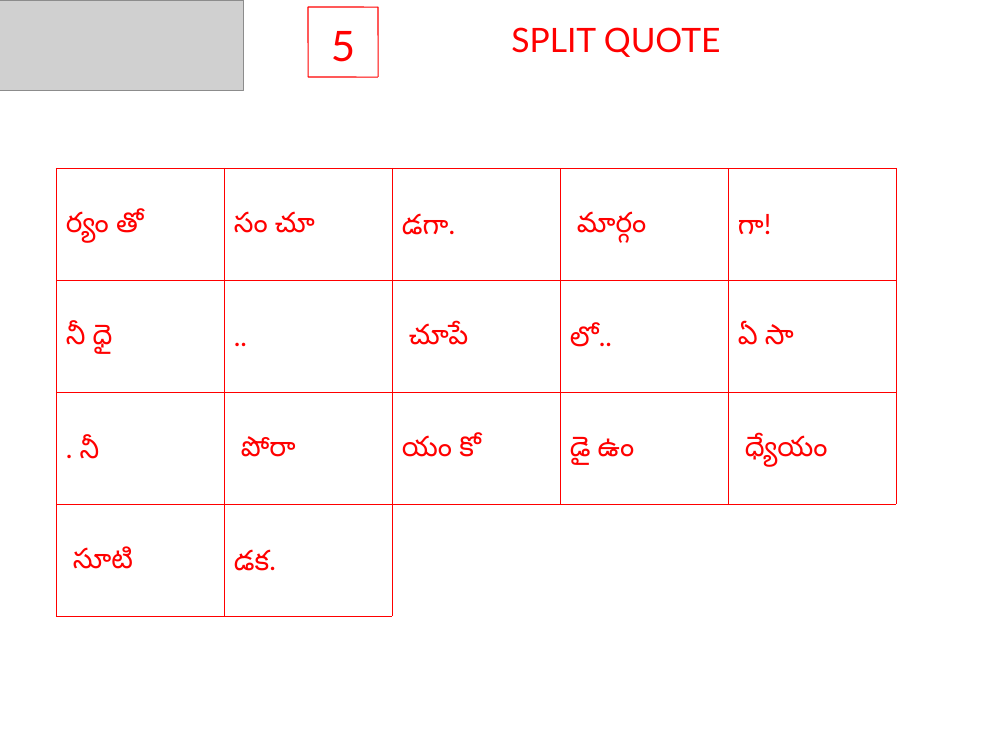
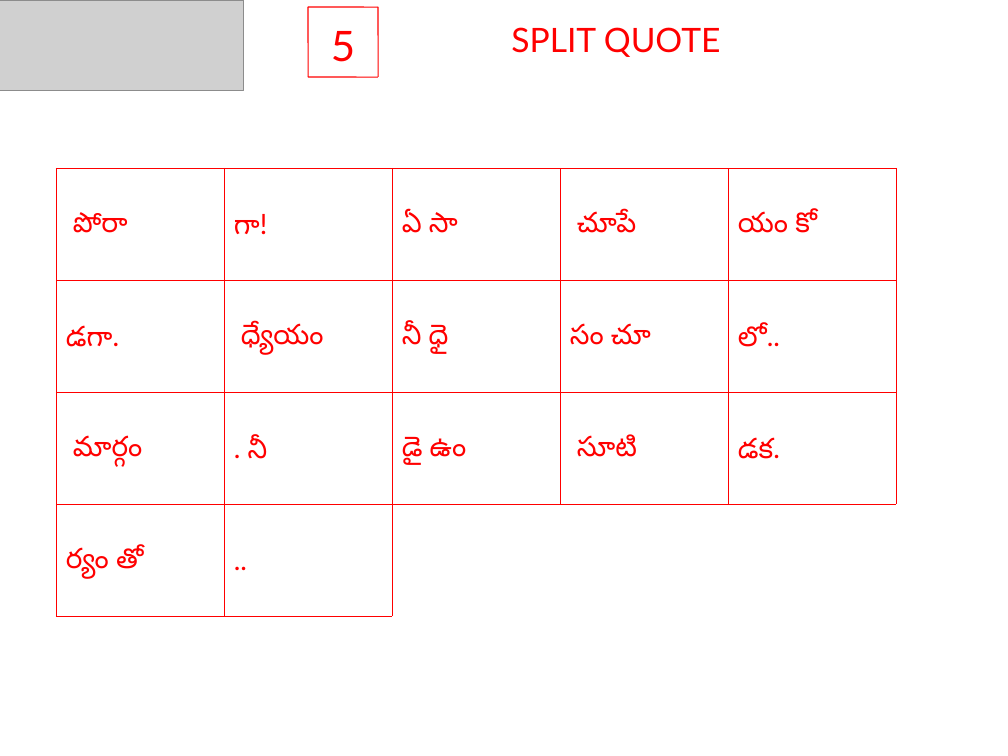
Before and after one commit to sjasthi/auto_quotes_java, a slide deck: slide 5 of Puzzles.ppt. Drawn at 1008x756 pixels with LibreOffice and Linux fonts; fonts in the diff are those of the drawing; grey boxes stand for pictures. Boxes give left, top, right and bottom in pixels: in the first picture for what was removed or moved away, otherwise in the second. Text is boxed around its words. In the diff, an @@ line names an element or a change of style, - is before the commit and + after.

```diff
--- a/Puzzles.ppt
+++ b/Puzzles.ppt
@@ table at (56, 168, 898, 616) @@
-row 1: ర్యం తో | సం చూ | డగా. | మార్గం | గా!
+row 1: పోరా | గా! | ఏ సా | చూపే | యం కో
-row 2: నీ ధై | .. | చూపే | లో.. | ఏ సా
+row 2: డగా. | ధ్యేయం | నీ ధై | సం చూ | లో..
-row 3: . నీ | పోరా | యం కో | డై ఉం | ధ్యేయం
+row 3: మార్గం | . నీ | డై ఉం | సూటి | డక.
-row 4, column 1: సూటి
+row 4, column 1: ర్యం తో
-row 4, column 2: డక.
+row 4, column 2: ..
```
Also in this commit, not shown: 4 other slides changed, 7 other files.
